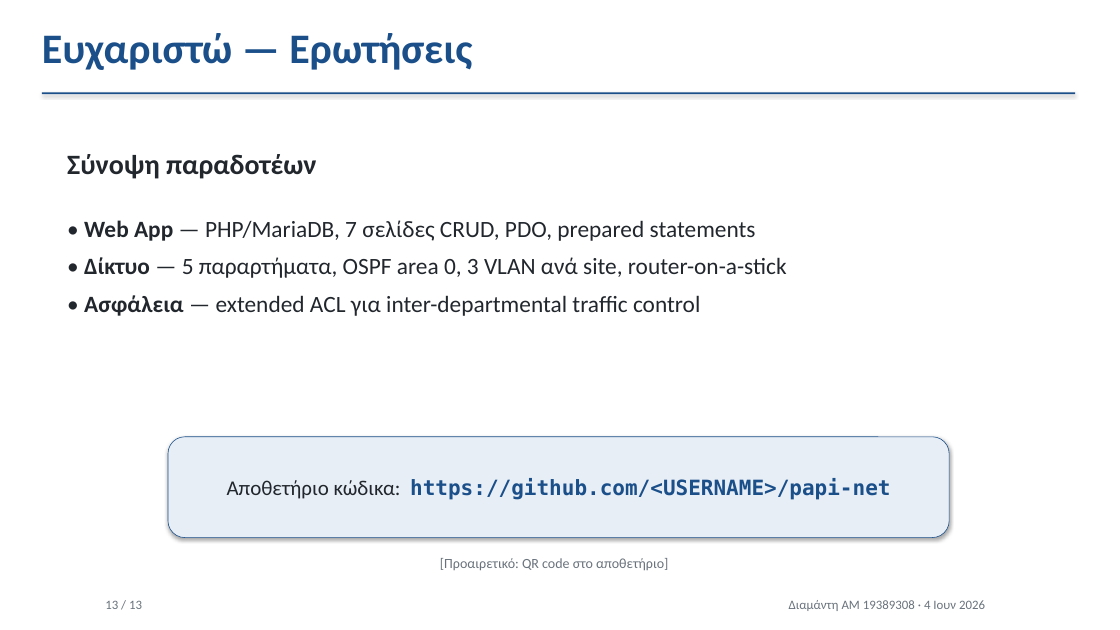
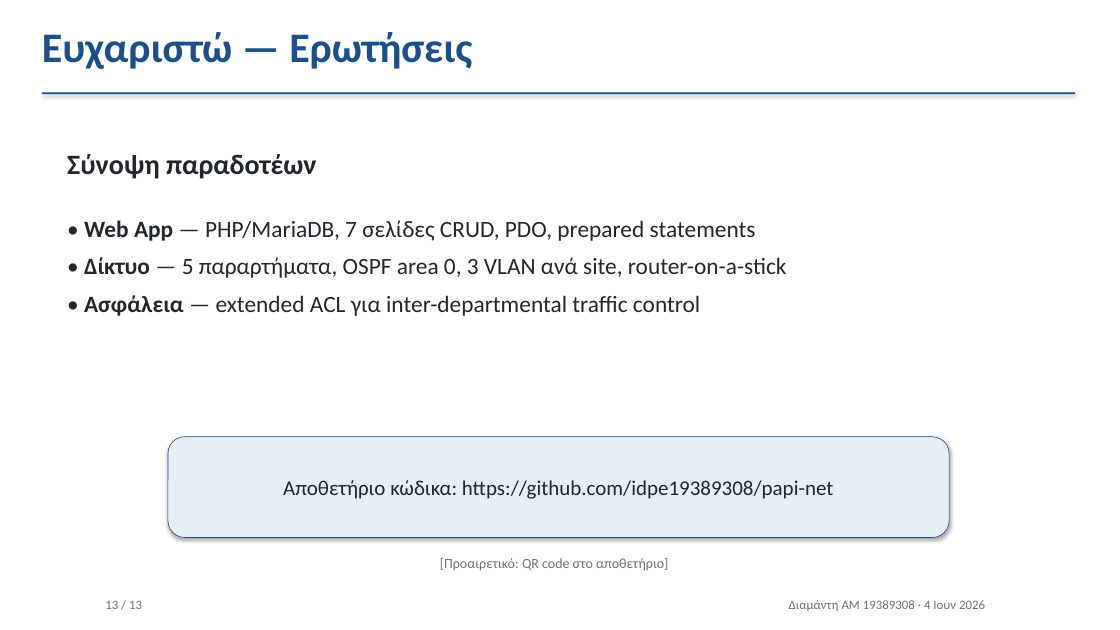
Before and after one commit to idpe19389308/papi-net, a slide deck: slide 13 of presentation/papinet-presentation.pptx. Drawn at 1120x630 pixels with LibreOffice and Linux fonts; fonts in the diff are those of the drawing. Boxes give left, top, right and bottom in pixels: in the first picture for what was removed or moved away, otherwise in the second. Text is boxed around its words. In the diff, an @@ line names an element or a change of style, - is before the commit and + after.

```diff
--- a/presentation/papinet-presentation.pptx
+++ b/presentation/papinet-presentation.pptx
@@ text in rounded rectangle at box(283, 480, 833, 499): text changed; font DejaVu Sans Mono to Calibri; text colour #1A4F8A to #22272E; bold off @@
-Αποθετήριο κώδικα: https://github.com/<USERNAME>/papi-net
+Αποθετήριο κώδικα: https://github.com/idpe19389308/papi-net
```
Also in this commit, not shown: 3 other slides changed.
